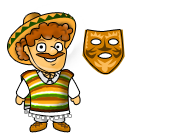
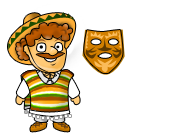
Before/after of a 173x140 layered artwork. What changed in the layer stack:
"Слой 47 (копия)": opacity 46% → 21% over <box>30,70,73,112</box>
painted on "Слой 42 (копия)" over <box>30,78,71,112</box>
